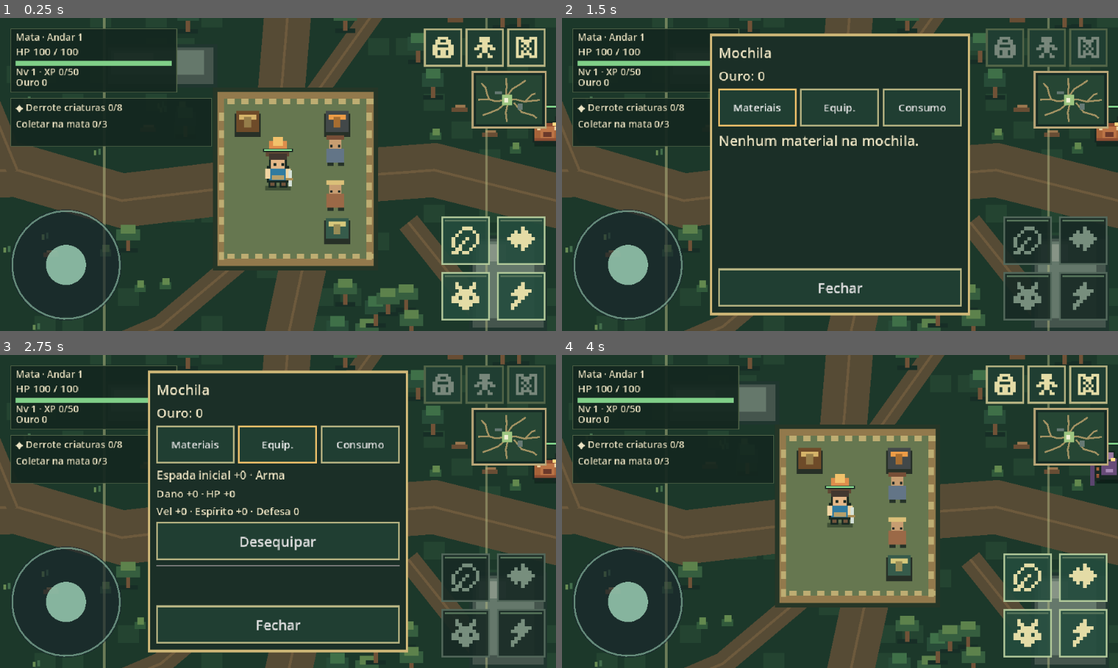
Above: before the commit, frames 1-4 (two rows, left to right).
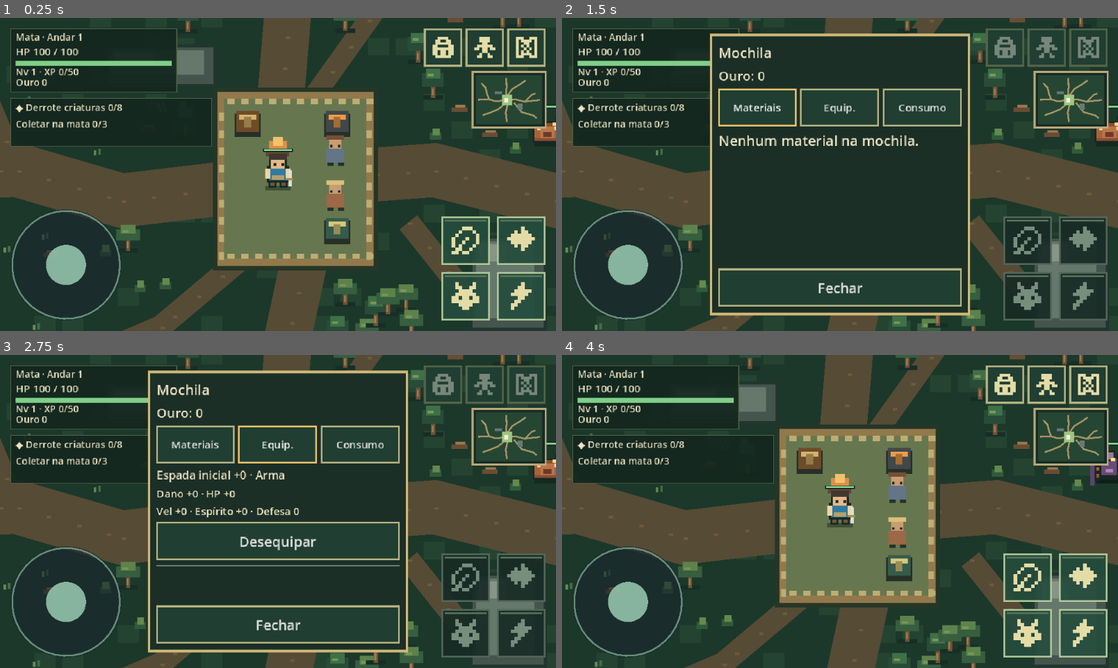
Above: after the commit, the same moments.

Repository: thiagohugo12-dotcom/arveon
Game: Godot game, scene res://scenes/main.tscn
The game is run twice, just before and just after one commit, with the same random seed, the same clock (stepped at 60 frames per second) and the same inputs.
Inputs (mouse positions are in pixels of both pictures, inside the frame that each line leads up to):
- Up to frame 1 (0.25 s): no input
- Up to frame 2 (1.5 s): click (1006, 46) at 0.52 s; click "Materiais" at 1.25 s
- Up to frame 3 (2.75 s): click "Equip." at 2 s
- Up to frame 4 (4 s): click "Consumo" at 2.75 s; click "Fechar" at 3.5 s

The runs differ from the first frame. In frame 1, 0.6% of the frame differs, in the area x 18-94%, y 0-100%; in frame 2, 0.6%; in frame 3, 0.6%; in frame 4, 0.6%.

Commit message:
fix(visual): polimento pixel art e remove linhas claras do cenário

Diff:
--- a/project.godot
+++ b/project.godot
@@ -2,7 +2,7 @@
 config_version=5
 
 [application]
-config/name="Grande Árvore RPG — v0.3.0"
+config/name="Grande Árvore RPG — v0.3.1 — Polimento Mobile"
 run/main_scene="res://scenes/main.tscn"
 config/features=PackedStringArray("4.5", "GL Compatibility")
 
--- a/scripts/presentation/actor_view.gd
+++ b/scripts/presentation/actor_view.gd
@@ -108,7 +108,14 @@
 		if skill_effect == 0:
 			draw_arc(Vector2.ZERO, 90 * (1.0 - skill_left / 0.4), 0, TAU, 20, Color("#f7d47c"), 4)
 		else:
-			draw_line(-facing * 28, facing * 28, Color("#f28d61"), 8)
+			if skill_effect == 1:
+				for i in range(3):
+					var mark := (-facing * (20 + i * 10)).floor()
+					draw_rect(Rect2(mark - Vector2(3, 3), Vector2(6, 6)), Color("#f28d61"))
+			else:
+				for i in range(8):
+					var mark := (Vector2.RIGHT.rotated(i * TAU / 8) * (30 + (0.28 - skill_left) * 50)).floor()
+					draw_rect(Rect2(mark - Vector2(2, 2), Vector2(4, 4)), Color("#f7d47c"))
 	var step: float = -2.0 if walking and anim_frame % 2 == 0 else 0.0
 	px(-15, 13, 30, 5, Color(0.02, 0.08, 0.06, 0.40))
 	match appearance:
--- a/scripts/presentation/floor_view.gd
+++ b/scripts/presentation/floor_view.gd
@@ -36,7 +36,13 @@
 		draw_rect(Rect2(center - Vector2(31, 25), Vector2(62, 50)), Color("#45513a"))
 	for i in range(TRAILS.size()):
 		draw_polyline(PackedVector2Array(TRAILS[i]), TRAIL, TRAIL_WIDTHS[i], false)
-		draw_polyline(PackedVector2Array(TRAILS[i]), TRAIL_HIGHLIGHT, 3.0, false)
+		# Broken, integer ground accents avoid a continuous bright seam on vertical paths.
+		var trail: Array = TRAILS[i]
+		for j in range(trail.size() - 1):
+			var distance: float = trail[j].distance_to(trail[j + 1])
+			for n in range(0, int(distance), 36):
+				var point: Vector2 = trail[j].lerp(trail[j + 1], float(n) / distance).floor()
+				draw_rect(Rect2(point, Vector2(5, 3)), TRAIL_HIGHLIGHT)
 	draw_rect(Rect2(465, 355, 185, 200), Color("#476447"))
 	for i in range(205):
 		var px_pos := Vector2(rng.randi_range(30, 1160), rng.randi_range(30, 865))
@@ -87,16 +93,22 @@
 func _draw_tree(at: Vector2, tall: bool) -> void:
 	draw_rect(Rect2(at + Vector2(-8, 11), Vector2(23, 5)), Color("#172e26"))
 	draw_rect(Rect2(at + Vector2(1, 1), Vector2(5, 13)), Color("#705237"))
+	draw_rect(Rect2(at + Vector2(2, 3), Vector2(2, 8)), Color("#a17b4b"))
 	if tall:
 		draw_rect(Rect2(at + Vector2(-9, -15), Vector2(25, 16)), Color("#284c38"))
 		draw_rect(Rect2(at + Vector2(-5, -20), Vector2(17, 12)), Color("#3f7048"))
 	else:
 		draw_rect(Rect2(at + Vector2(-10, -11), Vector2(27, 13)), Color("#365e3f"))
 		draw_rect(Rect2(at + Vector2(-5, -16), Vector2(17, 10)), Color("#5d824c"))
+	draw_rect(Rect2(at + Vector2(-3, -14 if tall else -10), Vector2(7, 3)), Color("#779759"))
 
 func _draw_camp() -> void:
 	var area := SafeCamp.AREA
-	draw_rect(area.grow(SafeCamp.CLEARANCE), Color("#b6b98282"), false, 3.0)
+	# The former clearance outline created a long pale vertical line across the forest.
+	# Clearance/hitboxes remain in SafeCamp; only subtle corner ground marks are drawn.
+	var edge := area.grow(SafeCamp.CLEARANCE)
+	for corner: Vector2 in [edge.position, Vector2(edge.end.x, edge.position.y), edge.end, Vector2(edge.position.x, edge.end.y)]:
+		draw_rect(Rect2(corner - Vector2(3, 2), Vector2(6, 4)), Color("#526747"))
 	draw_rect(area.grow(5), Color("#253627"))
 	draw_rect(area, Color("#92794c"))
 	draw_rect(area.grow(-8), Color("#667750"))
--- a/tests/mobile_capture.gd
+++ b/tests/mobile_capture.gd
@@ -42,13 +42,16 @@
 		p.add_item(item, 12)
 	p.forge("machado", -1)
 	p.forge("couro", -1)
-	for resolution: Vector2i in [Vector2i(360, 640), Vector2i(640, 360)]:
+	for resolution: Vector2i in [Vector2i(360, 640), Vector2i(390, 844), Vector2i(640, 360), Vector2i(960, 540)]:
 		root.size = resolution
 		root.content_scale_size = resolution
 		await _frames()
-		var orientation := "portrait" if resolution.y > resolution.x else "landscape"
+		var orientation := "%dx%d" % [resolution.x, resolution.y]
 		main.hud.set_rpg_status(p, main.player)
 		await _capture(orientation + "_world")
+		main.hud.show_map(p)
+		await _capture(orientation + "_map")
+		main.hud.close_map()
 		main.hud.show_inventory(p)
 		await _capture(orientation + "_materials")
 		main.hud.inventory_category = 1
--- a/ui/action_button.gd
+++ b/ui/action_button.gd
@@ -22,6 +22,9 @@
 	caption.vertical_alignment = VERTICAL_ALIGNMENT_CENTER
 	caption.add_theme_font_size_override("font_size", 12)
 	caption.mouse_filter = Control.MOUSE_FILTER_IGNORE
+	caption.add_theme_color_override("font_color", Color("#fff0ce"))
+	caption.add_theme_color_override("font_outline_color", Color("#14231d"))
+	caption.add_theme_constant_override("outline_size", 3)
 	add_child(caption)
 	set_caption(title)
 
@@ -71,6 +74,3 @@
 		if recharge > 0.0:
 			draw_rect(Rect2(4, 4, size.x - 8, (size.y - 8) * recharge), Color("#0a171ec7"))
 			draw_rect(Rect2(4, size.y - 6, (size.x - 8) * (1.0 - recharge), 2), Color("#e2b969"))
-		caption.add_theme_color_override("font_color", Color("#fff0ce"))
-		caption.add_theme_color_override("font_outline_color", Color("#14231d"))
-		caption.add_theme_constant_override("outline_size", 3)
--- a/ui/hud.gd
+++ b/ui/hud.gd
@@ -621,7 +621,7 @@
 	var rounded := snappedf(value, 0.1)
 	if rounded != cooldown:
 		cooldown = rounded
-		dash_button.set_recharge(value, 0.8)
+		dash_button.set_recharge(value, 1.2)
 
 func _sync_controls() -> void:
 	scroll_touch = -1
